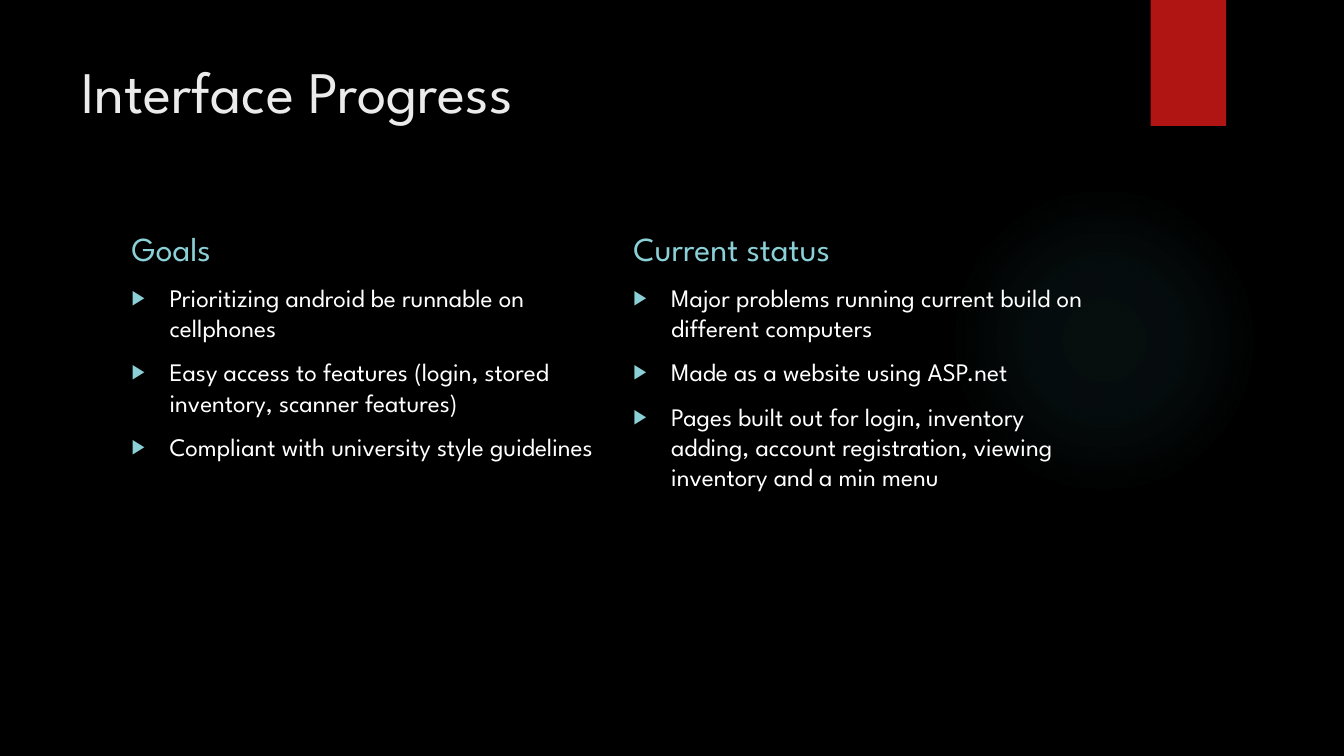
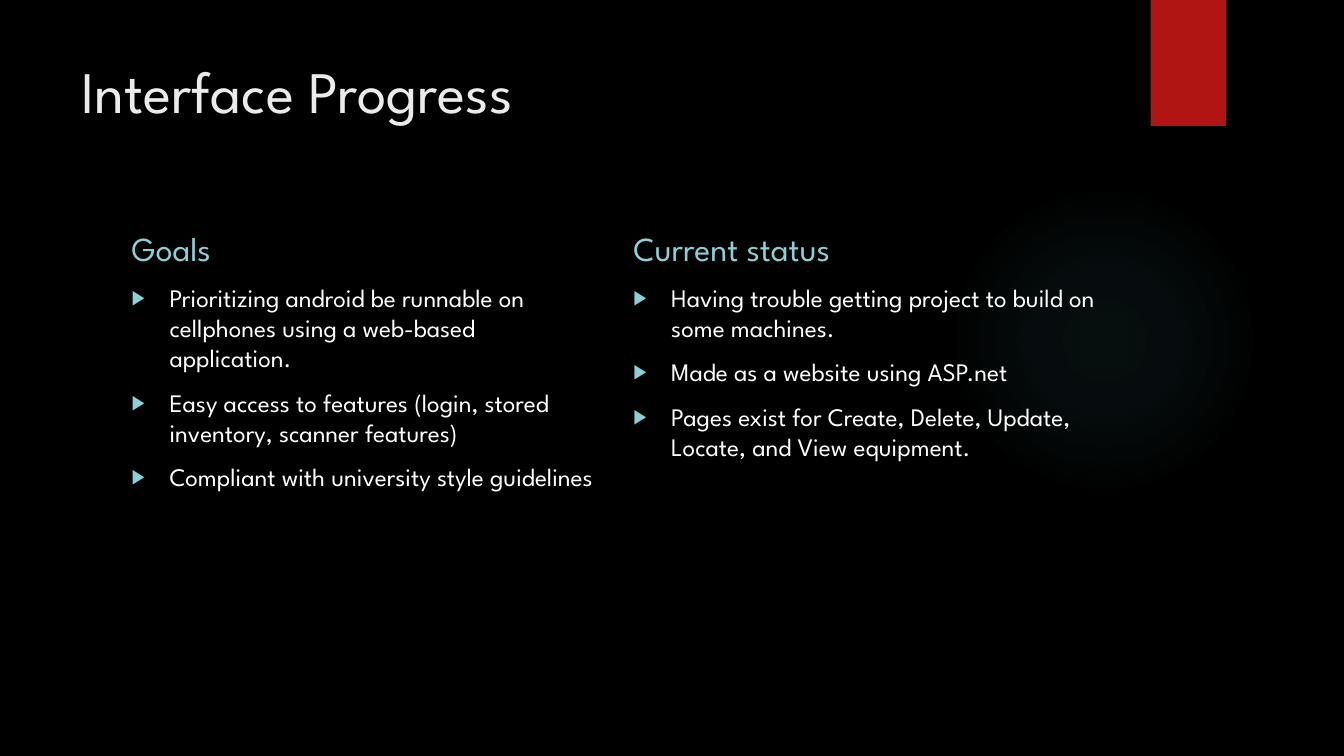
Before and after one commit to frozenNodak/InventoryManagement491, a slide deck: slide 3 of Inventory Management System midterm code review.pptx. Drawn at 1344x756 pixels with LibreOffice and Linux fonts; fonts in the diff are those of the drawing; background and template pictures are left out. Boxes give left, top, right and bottom in pixels: in the first picture for what was removed or moved away, otherwise in the second. Text is boxed around its words. In the diff, an @@ line names an element or a change of style, - is before the commit and + after.

Commit message:
minor changes

```diff
--- a/Inventory Management System midterm code review.pptx
+++ b/Inventory Management System midterm code review.pptx
@@ text at [170, 289, 524, 373]: text changed @@
-▶ Prioritizing android be runnable on cellphones
+▶ Prioritizing android be runnable on cellphones using a web-based application.
@@ text at [671, 289, 1094, 338]: text changed @@
-▶ Major problems running current build on different computers
+▶ Having trouble getting project to build on some machines.
@@ text at [671, 408, 1071, 462]: text changed @@
-▶ Pages built out for login, inventory adding, account registration, viewing inventory and a min menu
+▶ Pages exist for Create, Delete, Update, Locate, and View equipment.
```
Also in this commit, not shown: 2 other slides changed, 4 slides added.
